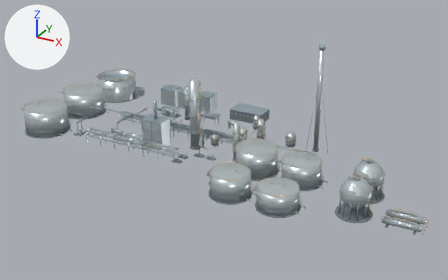
What one commit did to the Blender file refinery-digital-twin-starter/blender/assets/refinery.blend.
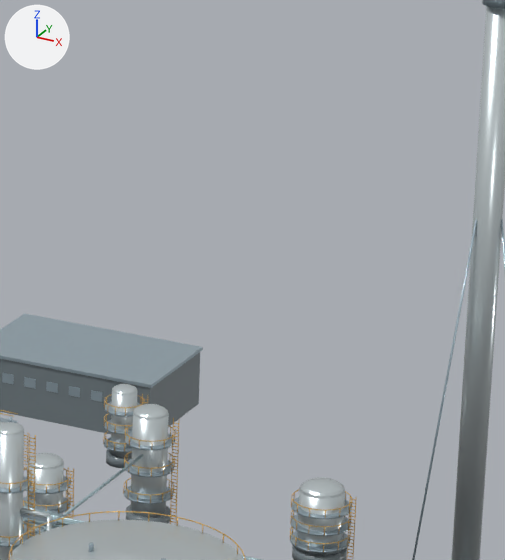
The first picture shows the older version from a 50 mm camera at (289.9, -281.3, 161.6) aimed at (123.4, 21.4, 10.2). The close-ups show the older and then the newer version on the part from 52% to 72% of the width and 17% to 52% of the height of that picture. Only the edits that show in the close-ups are written down. The lights are fixed; the arrows at upper left show +X, +Y and +Z.

Names of what the first close-up shows: 'B-401_geometry', 'FL-401_geometry', 'T-302_geometry', 'TK-301_geometry', 'V-203_geometry', 'V-301_geometry', 'V-401_geometry', 'V-402_geometry' and 8 more.
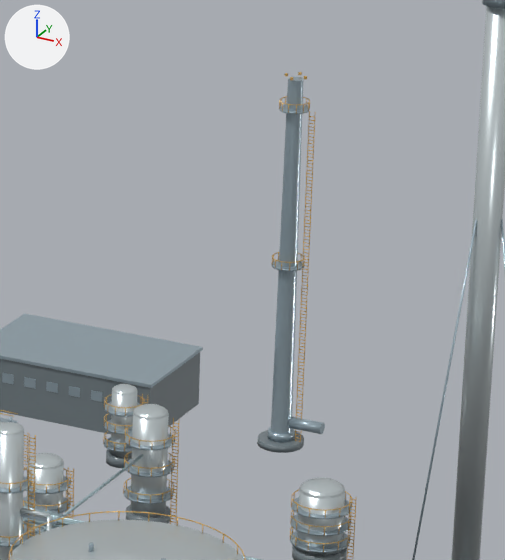
Scene script edits in JSON lines:
```json
{"op": "add", "block": "me_stk_401_mesh", "code": ["me_stk_401_mesh = bpy.data.meshes.new('STK-401_mesh')", "me_stk_401_mesh.from_pydata(...)  # 2216 vertices, 1530 faces; spans x -2.8..5.2, y -2.8..2.8, z 0.0..45.5", "# faces by material slot: [42, 210, 1278]", "me_stk_401_mesh.materials.append(mat_concrete)  # grey #768186", "me_stk_401_mesh.materials.append(mat_brushed_steel)  # light grey #a6b8c2", "me_stk_401_mesh.materials.append(mat_safety_ochre)  # orange #ddaf61"]}
{"op": "add", "block": "ob_stk_401_geometry", "code": ["ob_stk_401_geometry = bpy.data.objects.new('STK-401_geometry', me_stk_401_mesh)", "ob_stk_401_geometry.parent = ob_stk_401", "ob_stk_401_geometry.location = (0.0, 0.0, 0.0)"]}
{"op": "add", "block": "ob_stk_401", "code": ["ob_stk_401 = bpy.data.objects.new('STK-401', None)", "ob_stk_401.parent = ob_unit_utilities", "ob_stk_401.location = (136.0, 83.0, 0.0)"]}
```

Where the change shows, as pixel boxes (x1, y1, x2, y2) in the close-ups (505 x 560 px):
```json
{"object": "STK-401_geometry", "change": "added", "after": [257, 72, 325, 453], "faces in mat_brushed_steel (light grey #a6b8c2)": [268, 76, 325, 443], "faces in mat_safety_ochre (orange #ddaf61)": [272, 72, 316, 442], "faces in mat_concrete (grey #768186)": [257, 430, 304, 453]}
```
